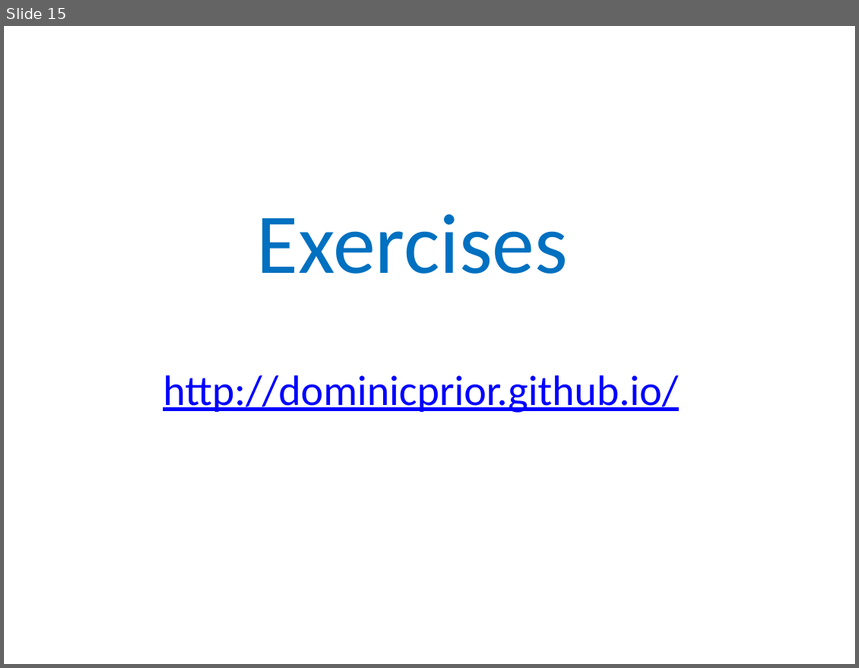
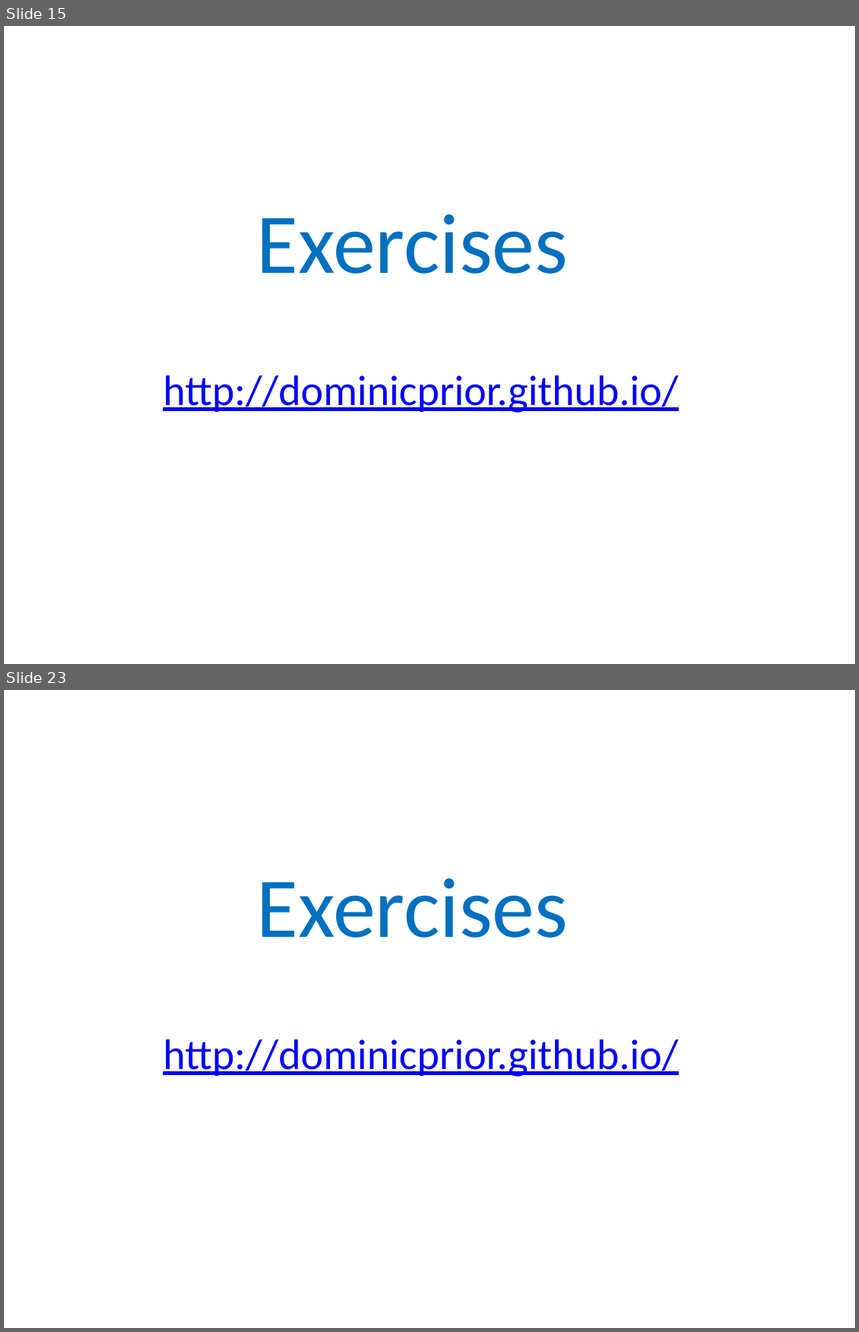
Before and after one commit to dominicprior/beginning-haskell-course, a slide deck: beginning-haskell.pptx. Shown one above the other, each under a label of ours: slide 15 before the commit, slides 15 and 23 after it; the slides between them are not shown. The pictures are 859x668 and 859x1332 pixels, drawn with LibreOffice and Linux fonts; fonts in the diff are those of the drawing. Boxes give left, top, right and bottom in pixels: in the first picture for what was removed or moved away, otherwise in the second. Text is boxed around its words. In the diff, an @@ line names an element or a change of style, - is before the commit and + after.

```diff
--- a/beginning-haskell.pptx
+++ b/beginning-haskell.pptx
@@ slide 23 added at [4, 690, 855, 1328], background #FFFFFF @@
@@ text added at [257, 878, 568, 938], 72 pt, text #0070C0 @@
+Exercises
@@ text added at [163, 1040, 678, 1077], 36 pt, text #0000FF, underline @@
+http://dominicprior.github.io/
```
Also in this commit, not shown: 7 other slides added.
